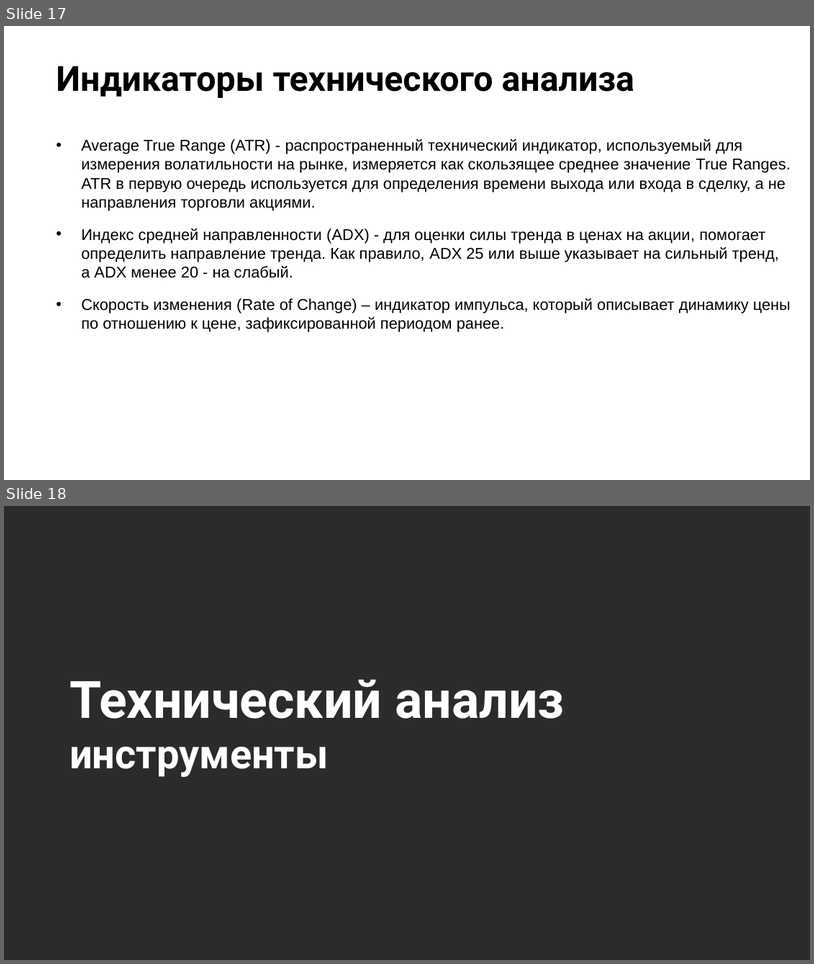
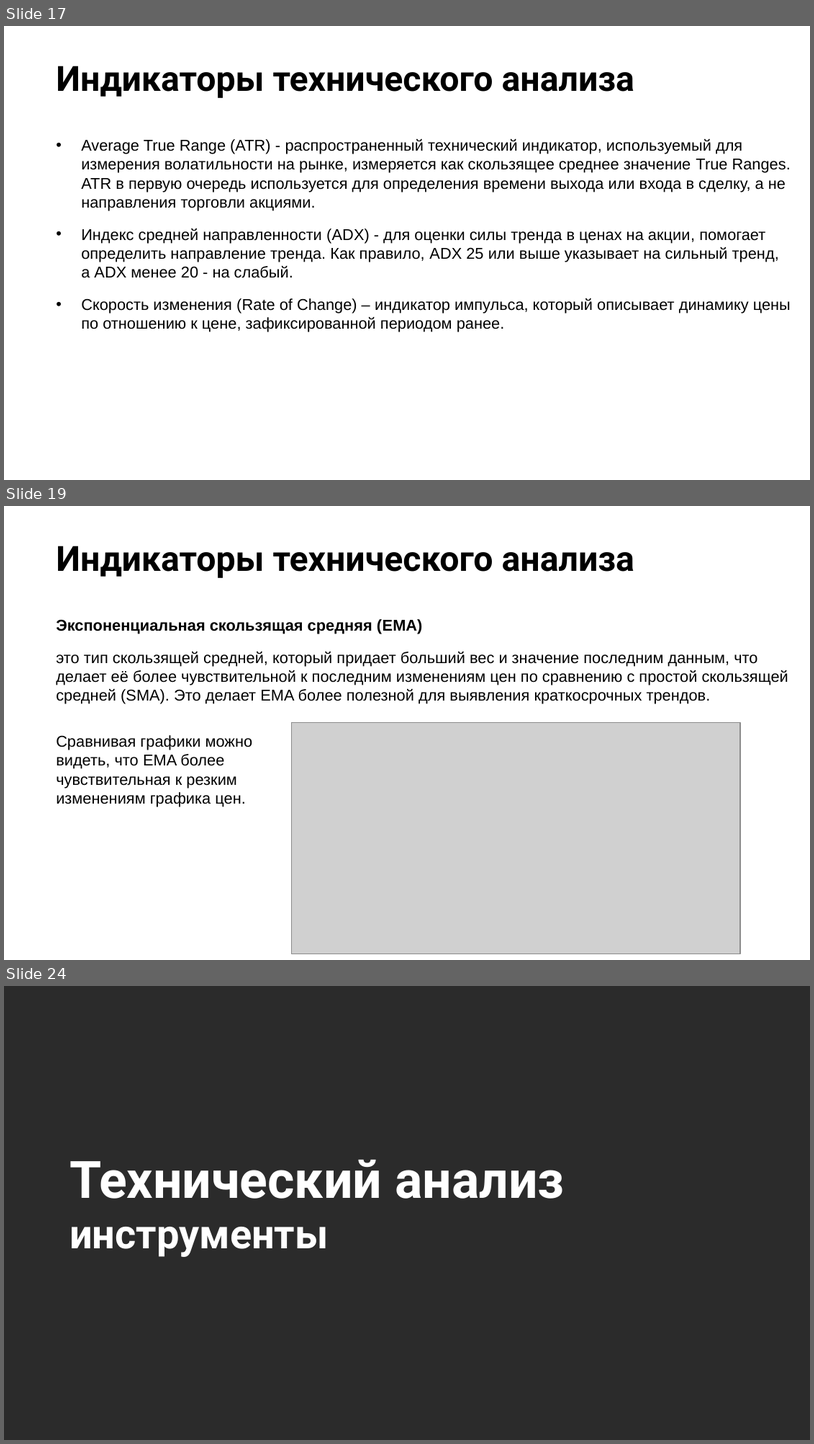
Before and after one commit to stureiko/Otus_lectures, a slide deck: FinML/Open_lesson_TechML/Presentation/TechML.pptx. Shown one above the other, each under a label of ours: slides 17 and 18 before the commit, slides 17, 19 and 24 after it; the slides between them are not shown. The pictures are 814x964 and 814x1444 pixels, drawn with LibreOffice and Linux fonts; fonts in the diff are those of the drawing; grey boxes stand for pictures; background and template pictures are left out; a plain dark background stands for a picture behind light text. Boxes give left, top, right and bottom in pixels: in the first picture for what was removed or moved away, otherwise in the second. Text is boxed around its words. In the diff, an @@ line names an element or a change of style, - is before the commit and + after.

```diff
--- a/FinML/Open_lesson_TechML/Presentation/TechML.pptx
+++ b/FinML/Open_lesson_TechML/Presentation/TechML.pptx
@@ slide 19 added at (x1=4, y1=506, x2=810, y2=960), background picture (left out) @@
@@ title added at (x1=56, y1=546, x2=635, y2=578), 31 pt, text #000000, bold @@
+Индикаторы технического анализа
@@ text added at (x1=56, y1=619, x2=789, y2=704), 14 pt, text #000000 @@
+Экспоненциальная скользящая средняя (EMA)
+это тип скользящей средней, который придает больший вес и значение последним данным, что делает её более чувствительной к последним изменениям цен по сравнению с простой скользящей средней (SMA). Это делает EMA более полезной для выявления краткосрочных трендов.
@@ text added at (x1=56, y1=735, x2=253, y2=806), 14 pt, text #000000 @@
+Сравнивая графики можно видеть, что EMA более чувствительная к резким изменениям графика цен.
@@ picture added at (x1=292, y1=722, x2=741, y2=954) @@
@@ what was slide 18 is now slide 24 @@
```
Also in this commit, not shown: 5 other slides added, 1 other file.
